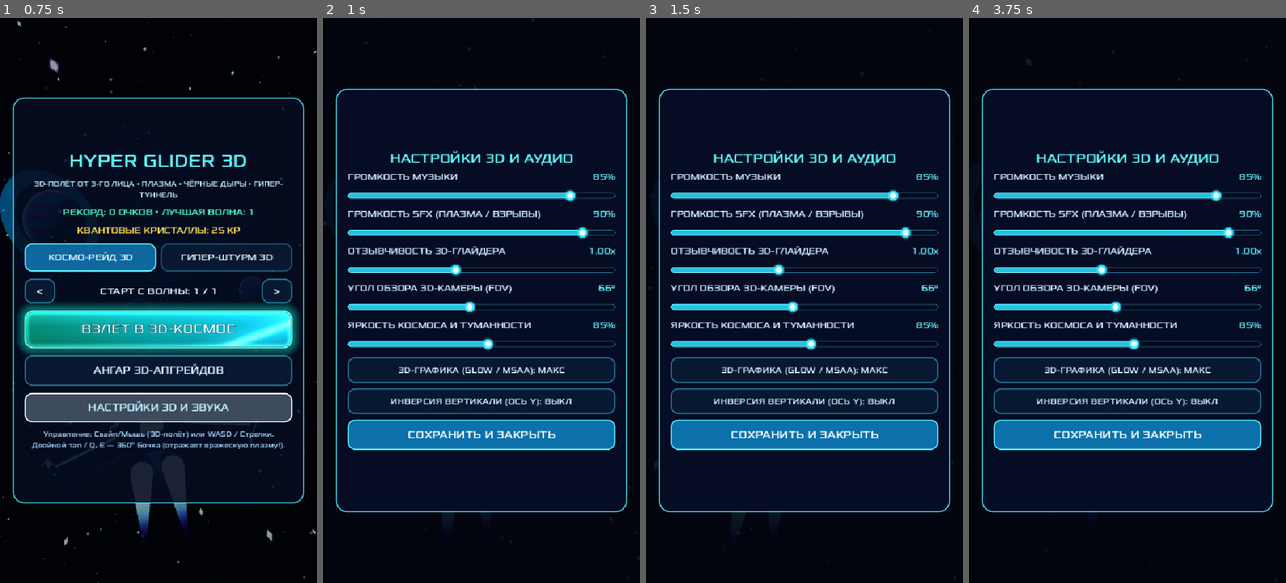
Above: before the commit, frames 1-4 (left to right).
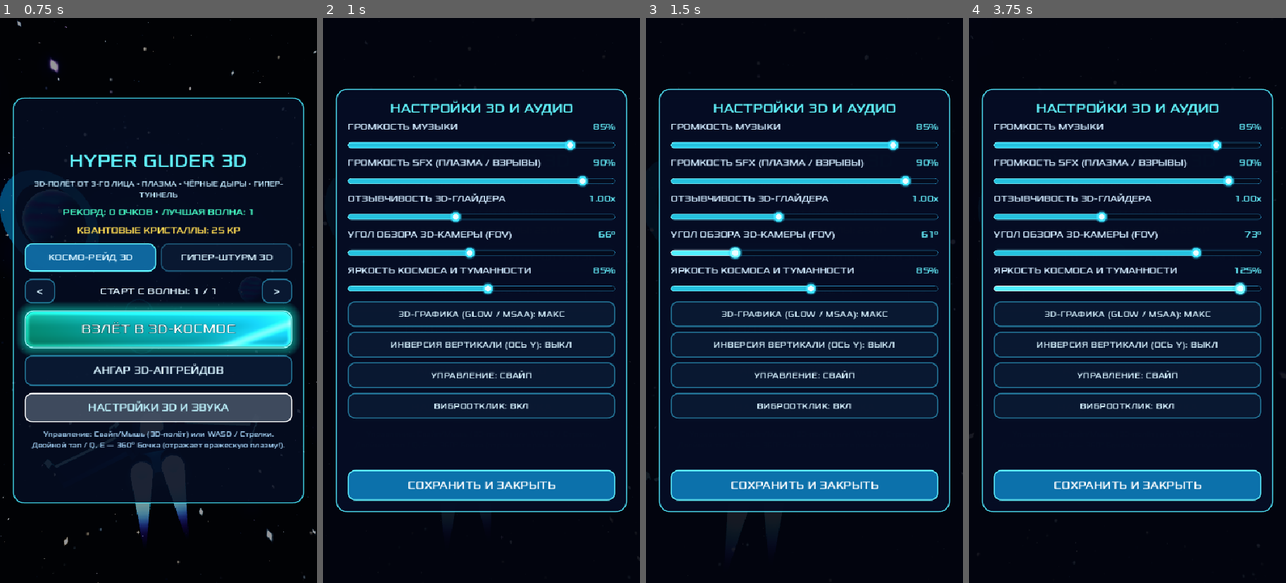
Above: after the commit, the same moments.

Repository: orbittv/hyper_glider_3d_godot
Game: Godot game, scene res://Scenes/MainGame.tscn
Two runs of this game, one before a commit and one after it. Both use one fixed random seed, a clock stepped at 60 frames per second and the inputs below.
Inputs (mouse positions are in pixels of both pictures, inside the frame that each line leads up to):
- Up to frame 1 (0.75 s): tap Enter at 0.5 s; move the mouse to (142, 413) at 0.52 s; hold Up (move_up) from 0.53 s (still down); tap P at 0.6 s; click (142, 413) at 0.67 s
- Up to frame 2 (1 s): keep holding Up (move_up); tap Space at 0.77 s
- Up to frame 3 (1.5 s): release Up (move_up) at 1.25 s; click "КОСМО-РЕЙД 3D" at 1.25 s
- Up to frame 4 (3.75 s): click "ГИПЕР-ШТУРМ 3D" at 2 s; click "<" at 2.75 s; click ">" at 3.5 s

Frame 1 is identical in both runs. In frame 2, 24% of the frame differs, in the area x 7-93%, y 14-86%; in frame 3, 24%; in frame 4, 25%.

Commit message:
feat(settings,hud): scrollable settings with swipe/vibration toggles and overdrive HUD indicator

Diff:
--- a/Scripts/MainGame.gd
+++ b/Scripts/MainGame.gd
@@ -2127,13 +2127,15 @@
 		_hud_c_graze = _graze_shield_progress
 		_lbl_graze_progress.text = " • ГРАНЬ %d/5" % _graze_shield_progress
 
-	var sec_mode: int = 2 if _tunnel_timer > 0.0 else (1 if _hyper_timer > 0.0 else 0)
+	var sec_mode: int = 2 if _tunnel_timer > 0.0 else (1 if _hyper_timer > 0.0 else (3 if _get_active_special_weapons_count() >= 3 else 0))
 	var sec_tenths: int = int(round((_tunnel_timer if sec_mode == 2 else _hyper_timer) * 10.0))
-	if sec_mode != _hud_c_sector_mode or (sec_mode > 0 and sec_tenths != _hud_c_sector_tenths) or (sec_mode == 0 and _sector_index != _hud_c_sector_idx):
+	if sec_mode != _hud_c_sector_mode or (sec_mode > 0 and sec_tenths != _hud_c_sector_tenths) or (sec_mode == 0 and _sector_index != _hud_c_sector_idx) or (sec_mode == 3 and _hud_c_sector_mode != 3):
 		_hud_c_sector_mode = sec_mode
 		_hud_c_sector_tenths = sec_tenths
 		_hud_c_sector_idx = _sector_index
-		if sec_mode == 2:
+		if sec_mode == 3:
+			_lbl_sector.text = "ОВЕРДРАЙВ АРСЕНАЛА — ОГОНЬ x1.25!"
+		elif sec_mode == 2:
 			_lbl_sector.text = "3D ГИПЕР-ТУННЕЛЬ ЧЁРНОЙ ДЫРЫ: %.1f СЕК" % (float(sec_tenths) * 0.1)
 		elif sec_mode == 1:
 			_lbl_sector.text = "ГИПЕРСКОРОСТЬ АКТИВНА: %.1f СЕК" % (float(sec_tenths) * 0.1)
@@ -2566,10 +2568,18 @@
 	)
 	_settings_overlay = modal["root"]
 	_modal_cards.append({"card": modal["card"], "margin_x": 22.0, "card_h": 720.0})
-	var vbox: VBoxContainer = modal["vbox"]
-
-	vbox.add_child(UiBuilder.create_label("НАСТРОЙКИ 3D И АУДИО", 22, Color(0.38, 0.96, 1.0), HORIZONTAL_ALIGNMENT_CENTER, 3))
-
+	var card_vbox: VBoxContainer = modal["vbox"]
+
+	card_vbox.add_child(UiBuilder.create_label("НАСТРОЙКИ 3D И АУДИО", 22, Color(0.38, 0.96, 1.0), HORIZONTAL_ALIGNMENT_CENTER, 3))
+
+	var scroll := ScrollContainer.new()
+	scroll.size_flags_vertical = Control.SIZE_EXPAND_FILL
+	scroll.horizontal_scroll_mode = ScrollContainer.SCROLL_MODE_DISABLED
+	card_vbox.add_child(scroll)
+	var vbox := VBoxContainer.new()
+	vbox.size_flags_horizontal = Control.SIZE_EXPAND_FILL
+	vbox.add_theme_constant_override("separation", 8)
+	scroll.add_child(vbox)
 	# 1. Громкость музыки
 	var row_mus: Dictionary = UiBuilder.create_slider_row(
 		vbox,
@@ -2692,9 +2702,37 @@
 	)
 	vbox.add_child(btn_invert_y)
 
+	var btn_swipe := UiBuilder.create_secondary_button(
+		"УПРАВЛЕНИЕ: " + ("СВАЙП" if _config.swipe_control_enabled else "КАСАНИЕ"),
+		44.0,
+		14
+	)
+	btn_swipe.pressed.connect(func() -> void:
+		_audio.play_ui_click()
+		_config.swipe_control_enabled = not _config.swipe_control_enabled
+		btn_swipe.text = "УПРАВЛЕНИЕ: " + ("СВАЙП" if _config.swipe_control_enabled else "КАСАНИЕ")
+		_config.save_data()
+	)
+	vbox.add_child(btn_swipe)
+
+	var btn_vibro := UiBuilder.create_secondary_button(
+		"ВИБРООТКЛИК: " + ("ВКЛ" if _config.vibration_enabled else "ВЫКЛ"),
+		44.0,
+		14
+	)
+	btn_vibro.pressed.connect(func() -> void:
+		_audio.play_ui_click()
+		_config.vibration_enabled = not _config.vibration_enabled
+		btn_vibro.text = "ВИБРООТКЛИК: " + ("ВКЛ" if _config.vibration_enabled else "ВЫКЛ")
+		if _config.vibration_enabled and DisplayServer.get_name() != "headless":
+			Input.vibrate_handheld(40)
+		_config.save_data()
+	)
+	vbox.add_child(btn_vibro)
+
 	var btn_close := UiBuilder.create_primary_button("СОХРАНИТЬ И ЗАКРЫТЬ", 52.0, 18)
 	btn_close.pressed.connect(func() -> void:
 		_audio.play_ui_click()
 		_settings_overlay.visible = false
 	)
-	vbox.add_child(btn_close)
+	card_vbox.add_child(btn_close)
